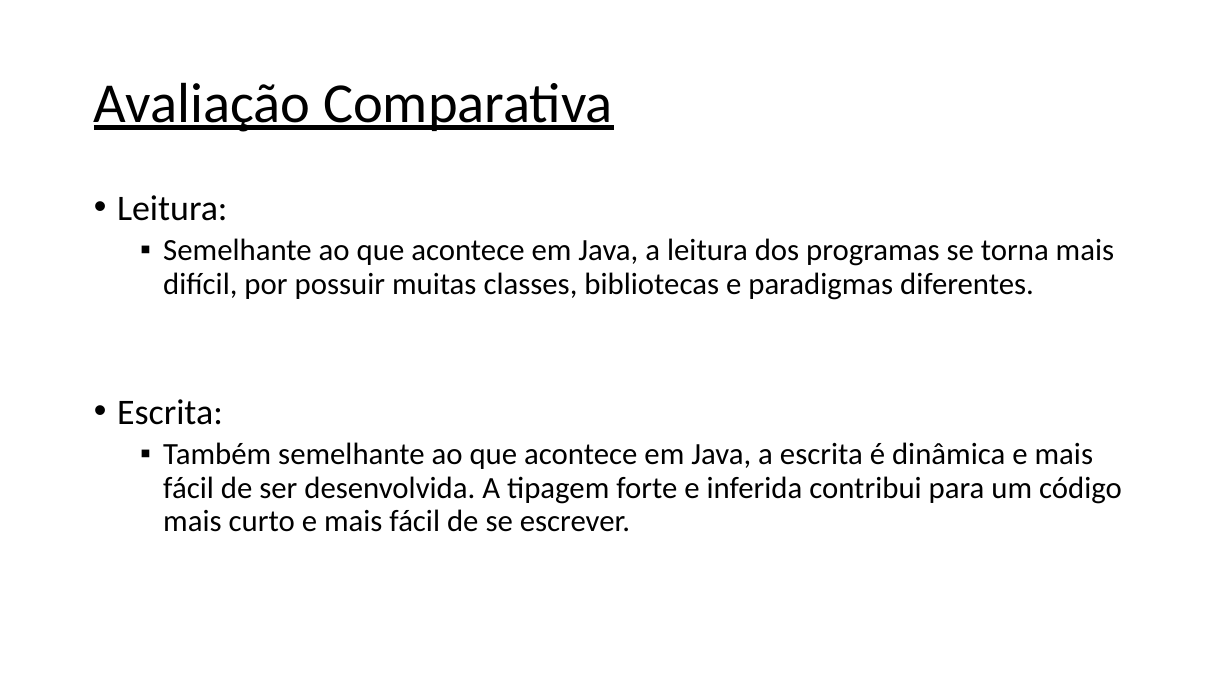
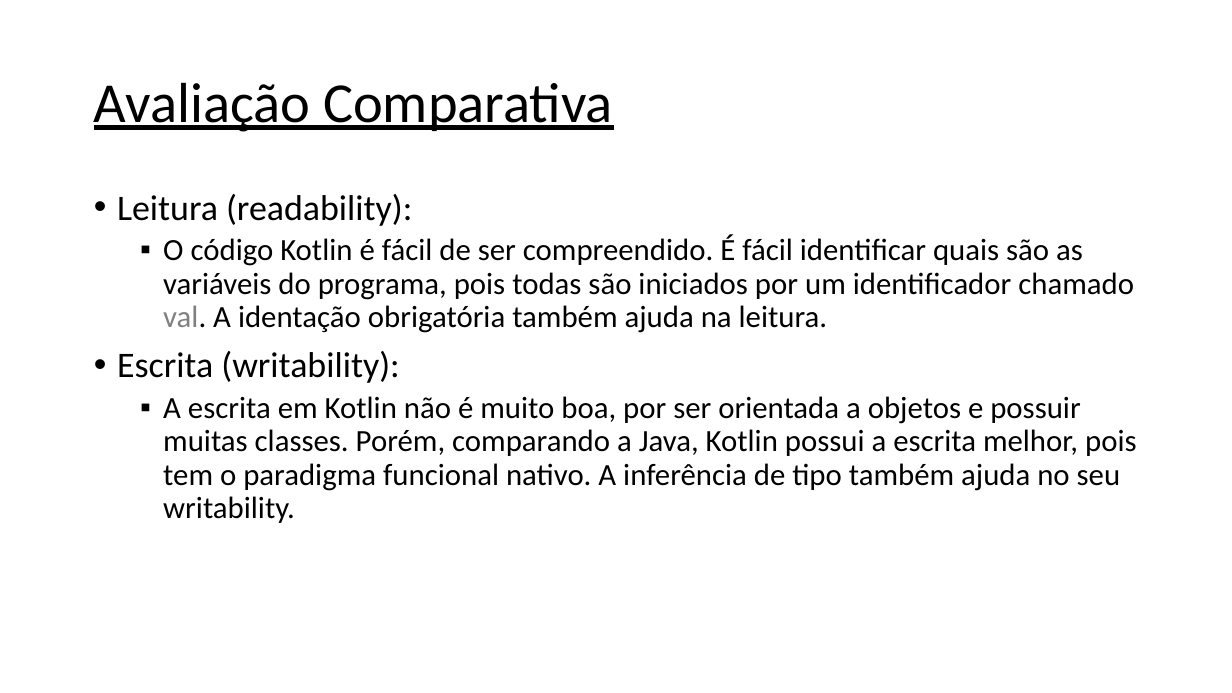
Before and after one commit to lucascomp/EDL, a slide deck: slide 5 of trabalhos/trabalho-01/SLIDES.pptx. Drawn at 1232x693 pixels with LibreOffice and Linux fonts; fonts in the diff are those of the drawing. Boxes give left, top, right and bottom in pixels: in the first picture for what was removed or moved away, otherwise in the second. Text is boxed around its words. In the diff, an @@ line names an element or a change of style, - is before the commit and + after.

```diff
--- a/trabalhos/trabalho-01/SLIDES.pptx
+++ b/trabalhos/trabalho-01/SLIDES.pptx
@@ text at box(117, 194, 1137, 523): text changed @@
-• Leitura:
-  ▪ Semelhante ao que acontece em Java, a leitura dos programas se torna mais difícil, por possuir muitas classes, bibliotecas e paradigmas diferentes.
-• Escrita:
-  ▪ Também semelhante ao que acontece em Java, a escrita é dinâmica e mais fácil de ser desenvolvida. A tipagem forte e inferida contribui para um código mais curto e mais fácil de se escrever.
+• Leitura (readability):
+  ▪ O código Kotlin é fácil de ser compreendido. É fácil identificar quais são as variáveis do programa, pois todas são iniciados por um identificador chamado val. A identação obrigatória também ajuda na leitura.
+• Escrita (writability):
+  ▪ A escrita em Kotlin não é muito boa, por ser orientada a objetos e possuir muitas classes. Porém, comparando a Java, Kotlin possui a escrita melhor, pois tem o paradigma funcional nativo. A inferência de tipo também ajuda no seu writability.
```
Also in this commit, not shown: 3 other slides changed, 1 other file.
